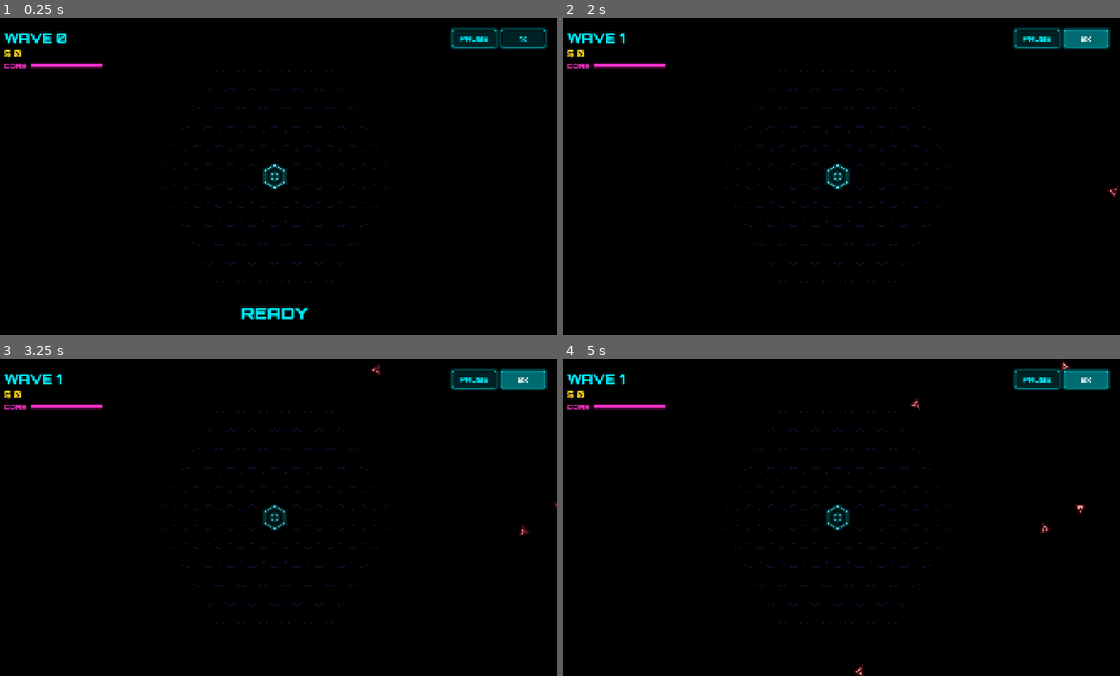
Above: before the commit, frames 1-4 (two rows, left to right).
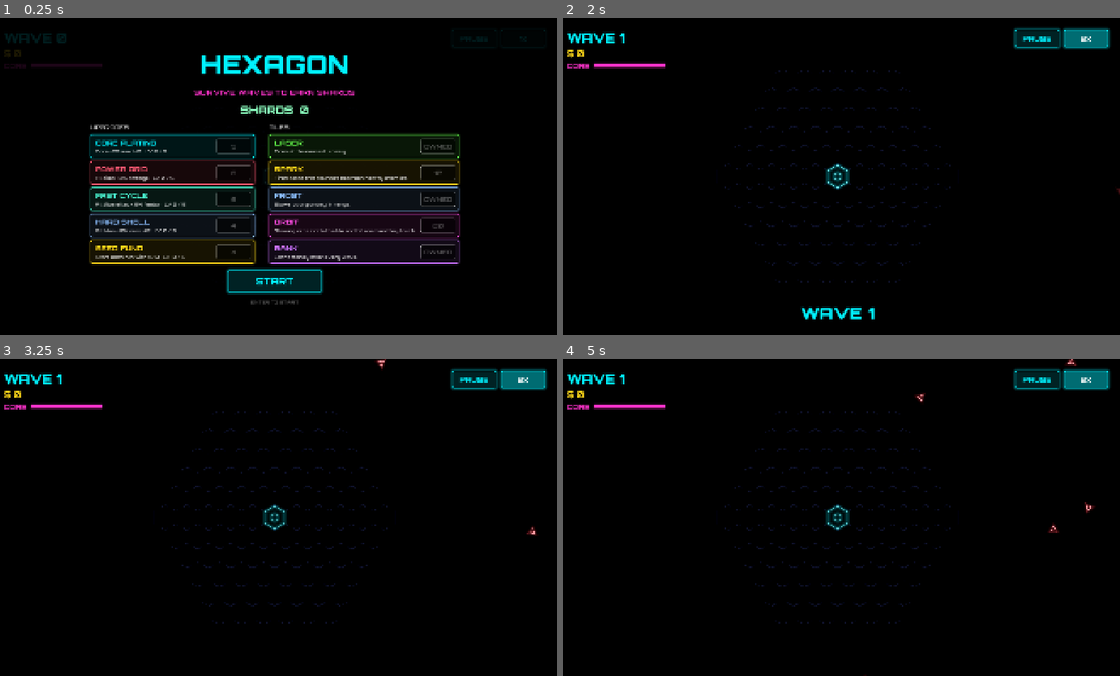
Above: after the commit, the same moments.

Repository: seoyeonwoo11/hexagon
Game: Godot game, scene res://scenes/main.tscn
Two runs of this game, one before a commit and one after it. Both use one fixed random seed, a clock stepped at 60 frames per second and the inputs below.
Inputs (mouse positions are in pixels of both pictures, inside the frame that each line leads up to):
- Up to frame 1 (0.25 s): no input
- Up to frame 2 (2 s): click (835, 281) at 0.5 s, where only the run after the commit has a clickable "START"; click "1x" at 1.25 s
- Up to frame 3 (3.25 s): click "2x" at 2 s; click "1x" at 2.75 s
- Up to frame 4 (5 s): click "2x" at 3.5 s; click "1x" at 4.25 s

The runs differ from the first frame. In frame 1, 14% of the frame differs, in the area x 0-99%, y 3-96%; in frame 2, 0.4%; in frame 3, 0.1%; in frame 4, 0.3%.

Commit message:
판 사이 성장: 게임 오버 시 SHARD 보상, 시작 화면 상점에서 영구 강화와 타일 구매
Co-Authored-By: Claude Opus 5.5 <noreply@anthropic.com>
Claude-Session: https://claude.ai/code/session_01FxD1R6gogt5cwBiW2ee9Dt

Diff:
--- a/scripts/board.gd
+++ b/scripts/board.gd
@@ -31,6 +31,8 @@
 ## 장착 중인 장비 id. 빈 문자열이면 장착 모드가 아님.
 var equipping_gear := ""
 var selected_tile: HexTile
+## 영구 강화(HARD SHELL)로 새 타일 최대 체력에 곱하는 값
+var tile_hp_mult := 1.0
 
 var _hover := Vector2i.ZERO
 var _has_hover := false
@@ -101,6 +103,9 @@
 	var tile := HexTile.new()
 	tile.name = "Tile_%d_%d" % [coord.x, coord.y]
 	tile.setup(kind)
+	if kind != "core":
+		tile.max_hp *= tile_hp_mult
+		tile.hp = tile.max_hp
 	tile.coord = coord
 	tile.size = hex_size
 	tile.board = self
--- a/scripts/game.gd
+++ b/scripts/game.gd
@@ -6,6 +6,9 @@
 ##   INTERMISSION (잠깐 대기) -> WAVE (적 생성/전투) -> 모든 적 처치 ->
 ##   CHOOSING (카드 3장 중 선택) -> [타일 카드면 PLACING (칸 클릭해 배치),
 ##   장비 카드면 EQUIPPING (타일 클릭해 장착)] -> INTERMISSION ...
+##
+## 판 시작 전과 끝난 뒤에는 시작 화면(Shop)이 뜬다. 판이 끝나면 버틴 웨이브만큼 SHARD를 받고
+## (Meta.finish_run), Shop에서 영구 강화와 타일 구매를 한 뒤 START로 새 판을 시작한다.
 
 signal money_changed(money: int)
 signal wave_started(wave: int)
@@ -52,6 +55,14 @@
 var _alive := 0
 var _intermission := FIRST_WAVE_DELAY
 var _boss_pending := false
+## 판이 시작됐는지 (시작 화면이 떠 있는 동안은 false)
+var started := false
+var shop: Shop
+
+## false면 시작 화면 없이 바로 판을 시작한다 (테스트, 자동 플레이용).
+static var hub_enabled := true
+## 시작 화면에서 START를 눌러 씬을 다시 불러왔을 때 한 번 시작 화면을 건너뛴다.
+static var _skip_hub_once := false
 
 
 func _ready() -> void:
@@ -69,11 +80,43 @@
 	hud.set_wave(wave)
 	hud.set_speed(speed_multiplier)
 	hud.set_paused(false)
+	Meta.ensure_loaded()
+	shop = Shop.new()
+	shop.start_pressed.connect(_on_shop_start)
+	add_child(shop)
+	if hub_enabled and not _skip_hub_once:
+		shop.open()
+	else:
+		start_run()
+	_skip_hub_once = false
+
+
+## 판 시작: 시작 화면을 닫고 영구 강화를 적용한다.
+func start_run() -> void:
+	if started:
+		return
+	started = true
+	shop.close()
+	board.damage_mult *= Meta.damage_mult()
+	board.rate_mult *= Meta.rate_mult()
+	board.tile_hp_mult = Meta.tile_hp_mult()
+	var core := board.core_tile()
+	core.max_hp = (core.max_hp + Meta.core_hp_bonus()) * Meta.tile_hp_mult()
+	core.hp = core.max_hp
+	add_money(Meta.start_money())
 	hud.show_banner("READY", Hud.NEON_CYAN)
 
 
+func _on_shop_start() -> void:
+	if not started:
+		start_run()
+	else:
+		_skip_hub_once = true
+		_restart()
+
+
 func _process(delta: float) -> void:
-	if is_over:
+	if is_over or not started:
 		return
 	var core := board.core_tile()
 	if core != null:
@@ -123,6 +166,8 @@
 	var pool: Array = []
 	if not board.placeable_cells().is_empty():
 		for kind in TileDefs.PLACEABLE:
+			if not Meta.is_tile_unlocked(kind):
+				continue
 			var def := TileDefs.get_def(kind)
 			pool.append({"type": "tile", "kind": kind, "tag": CARD_TAG_TILE,
 					"title": def["name"], "desc": def["desc"], "color": def["color"]})
@@ -205,7 +250,7 @@
 
 
 func toggle_pause() -> void:
-	if is_over:
+	if is_over or not started:
 		return
 	var tree := get_tree()
 	tree.paused = not tree.paused
@@ -319,14 +364,21 @@
 	hud.hide_banner()
 	hud.hide_choices()
 	hud.show_tile_panel(null, 0)
-	hud.show_overlay("GAME OVER", "REACHED WAVE %d  -  PRESS R TO RESTART" % wave, Hud.NEON_PINK)
+	Meta.finish_run(wave)
 	get_tree().paused = true
+	shop.open()
 	game_over.emit()
 
 
+## R 키: 판이 끝났으면 시작 화면을 건너뛰고 바로 새 판.
 func _on_restart_pressed() -> void:
 	if not is_over:
 		return
+	_skip_hub_once = true
+	_restart()
+
+
+func _restart() -> void:
 	Engine.time_scale = 1.0
 	get_tree().paused = false
 	get_tree().reload_current_scene()
--- a/scripts/hud.gd
+++ b/scripts/hud.gd
@@ -294,6 +294,10 @@
 
 
 func _neon_box(color: Color, bg_alpha: float, glow: int) -> StyleBoxFlat:
+	return neon_box(color, bg_alpha, glow)
+
+
+static func neon_box(color: Color, bg_alpha: float, glow: int) -> StyleBoxFlat:
 	var box := StyleBoxFlat.new()
 	box.bg_color = Color(0, 0, 0, bg_alpha)
 	box.border_color = color
@@ -345,6 +349,10 @@
 ## glow: 글자 뒤 빛 번짐의 세기 (0이면 없음). 작은 글자에 번짐을 주면 뿌옇게 보이므로
 ## 큰 제목에만 약하게 쓴다.
 func _make_label(color: Color, font_size: int, weight: int, glow: float = 0.0) -> Label:
+	return make_label(color, font_size, weight, glow)
+
+
+static func make_label(color: Color, font_size: int, weight: int, glow: float = 0.0) -> Label:
 	var label := Label.new()
 	var settings := LabelSettings.new()
 	settings.font = font_weight(weight)
@@ -407,3 +415,33 @@
 	button.add_theme_stylebox_override("pressed", hover)
 	button.pressed.connect(func() -> void: sig.emit())
 	return button
+
+
+## 다른 화면(Shop)에서도 쓰는 네온 버튼. 비활성 상태는 흐리게.
+static func make_neon_button(text: String, color: Color) -> Button:
+	var button := Button.new()
+	button.text = text
+	button.focus_mode = Control.FOCUS_NONE
+	button.add_theme_font_override("font", font_weight(700))
+	button.add_theme_font_size_override("font_size", 22)
+	button.add_theme_color_override("font_color", color)
+	button.add_theme_color_override("font_hover_color", Color.WHITE)
+	button.add_theme_color_override("font_pressed_color", Color.WHITE)
+	button.add_theme_color_override("font_disabled_color", Color(1, 1, 1, 0.3))
+	var normal := StyleBoxFlat.new()
+	normal.bg_color = Color(0, 0, 0, 0.6)
+	normal.border_color = color
+	normal.set_border_width_all(2)
+	normal.set_corner_radius_all(6)
+	normal.shadow_color = Color(color, 0.35)
+	normal.shadow_size = 8
+	var hover := normal.duplicate() as StyleBoxFlat
+	hover.bg_color = Color(color, 0.15)
+	var disabled := normal.duplicate() as StyleBoxFlat
+	disabled.border_color = Color(1, 1, 1, 0.25)
+	disabled.shadow_size = 0
+	button.add_theme_stylebox_override("normal", normal)
+	button.add_theme_stylebox_override("hover", hover)
+	button.add_theme_stylebox_override("pressed", hover)
+	button.add_theme_stylebox_override("disabled", disabled)
+	return button
--- /dev/null
+++ b/scripts/meta.gd
@@ -0,0 +1,160 @@
+class_name Meta
+extends RefCounted
+## 판과 판 사이에 남는 성장 (메타 진행). 게임이 끝나면 버틴 웨이브만큼 SHARD를 받고,
+## 시작 화면(Shop)에서 SHARD로 기본 능력치를 영구 강화하거나 새 타일을 구매한다.
+## 저장 위치: user://meta.cfg (Windows: %APPDATA%/Godot/app_userdata/<프로젝트 이름>/)
+
+## 영구 강화. 비용은 cost_base + cost_step × 현재 레벨.
+const UPGRADES := [
+	{"id": "core_hp", "title": "CORE PLATING", "desc": "Core +25 max HP", "max": 5,
+			"cost_base": 5, "cost_step": 5, "color": Color(0.0, 0.95, 1.0)},
+	{"id": "damage", "title": "POWER GRID", "desc": "All tiles +8% damage", "max": 5,
+			"cost_base": 6, "cost_step": 6, "color": Color(1.0, 0.35, 0.45)},
+	{"id": "rate", "title": "FAST CYCLE", "desc": "All tiles attack 5% faster", "max": 5,
+			"cost_base": 6, "cost_step": 6, "color": Color(0.3, 1.0, 0.85)},
+	{"id": "tile_hp", "title": "HARD SHELL", "desc": "All tiles +10% max HP", "max": 5,
+			"cost_base": 4, "cost_step": 4, "color": Color(0.55, 0.75, 1.0)},
+	{"id": "money", "title": "SEED FUND", "desc": "Start each run with +$10", "max": 5,
+			"cost_base": 4, "cost_step": 4, "color": Color(1.0, 0.85, 0.1)},
+]
+
+## 처음부터 쓸 수 있는 타일과 SHARD로 사야 하는 타일 (가격).
+const STARTER_TILES: Array[String] = ["laser", "frost", "bank"]
+const TILE_PRICES := {"spark": 12, "orbit": 20}
+
+## 효과 수치 (레벨당)
+const CORE_HP_PER_LV := 25.0
+const DAMAGE_PER_LV := 0.08
+const RATE_PER_LV := 0.05
+const TILE_HP_PER_LV := 0.10
+const MONEY_PER_LV := 10
+
+static var save_path := "user://meta.cfg"
+static var shards := 0
+static var best_wave := 0
+static var levels := {}
+static var unlocked: Array[String] = []
+## 마지막 판 결과 (시작 화면 안내용). wave가 0이면 아직 끝난 판이 없음.
+static var last_run_wave := 0
+static var last_run_shards := 0
+
+
+## 버틴 웨이브(다 처리한 웨이브 수)만큼 SHARD. 보스 웨이브(10, 20, ...)는 +5.
+static func shards_for_run(reached_wave: int) -> int:
+	var cleared := maxi(reached_wave - 1, 0)
+	return cleared + 5 * (cleared / EnemyDefs.BOSS_EVERY)
+
+
+## 판이 끝났을 때 한 번 호출. 받은 SHARD를 더하고 저장한다.
+static func finish_run(reached_wave: int) -> int:
+	var earned := shards_for_run(reached_wave)
+	shards += earned
+	best_wave = maxi(best_wave, reached_wave)
+	last_run_wave = reached_wave
+	last_run_shards = earned
+	save_data()
+	return earned
+
+
+static func level(id: String) -> int:
+	return levels.get(id, 0)
+
+
+static func get_upgrade(id: String) -> Dictionary:
+	for u in UPGRADES:
+		if u["id"] == id:
+			return u
+	return {}
+
+
+## 다음 레벨 비용. 이미 최대면 -1.
+static func upgrade_cost(id: String) -> int:
+	var u := get_upgrade(id)
+	var lv := level(id)
+	if lv >= u["max"]:
+		return -1
+	return u["cost_base"] + u["cost_step"] * lv
+
+
+static func buy_upgrade(id: String) -> bool:
+	var cost := upgrade_cost(id)
+	if cost < 0 or shards < cost:
+		return false
+	shards -= cost
+	levels[id] = level(id) + 1
+	save_data()
+	return true
+
+
+static func is_tile_unlocked(kind: String) -> bool:
+	return STARTER_TILES.has(kind) or unlocked.has(kind) or not TILE_PRICES.has(kind)
+
+
+static func buy_tile(kind: String) -> bool:
+	if is_tile_unlocked(kind) or shards < TILE_PRICES[kind]:
+		return false
+	shards -= TILE_PRICES[kind]
+	unlocked.append(kind)
+	save_data()
+	return true
+
+
+## 판 시작 시 적용할 값들
+static func core_hp_bonus() -> float:
+	return CORE_HP_PER_LV * level("core_hp")
+
+
+static func damage_mult() -> float:
+	return 1.0 + DAMAGE_PER_LV * level("damage")
+
+
+static func rate_mult() -> float:
+	return 1.0 + RATE_PER_LV * level("rate")
+
+
+static func tile_hp_mult() -> float:
+	return 1.0 + TILE_HP_PER_LV * level("tile_hp")
+
+
+static func start_money() -> int:
+	return MONEY_PER_LV * level("money")
+
+
+static func reset() -> void:
+	shards = 0
+	best_wave = 0
+	levels = {}
+	unlocked = []
+	last_run_wave = 0
+	last_run_shards = 0
+
+
+static func save_data() -> void:
+	var cfg := ConfigFile.new()
+	cfg.set_value("meta", "shards", shards)
+	cfg.set_value("meta", "best_wave", best_wave)
+	cfg.set_value("meta", "levels", levels)
+	cfg.set_value("meta", "unlocked", Array(unlocked))
+	cfg.save(save_path)
+
+
+## 게임 실행 후 처음 한 번만 파일에서 읽는다 (씬을 다시 불러와도 메모리 값 유지).
+static var loaded := false
+
+
+static func ensure_loaded() -> void:
+	if not loaded:
+		load_data()
+
+
+static func load_data() -> void:
+	reset()
+	loaded = true
+	var cfg := ConfigFile.new()
+	if cfg.load(save_path) != OK:
+		return
+	shards = cfg.get_value("meta", "shards", 0)
+	best_wave = cfg.get_value("meta", "best_wave", 0)
+	levels = cfg.get_value("meta", "levels", {})
+	for kind in cfg.get_value("meta", "unlocked", []):
+		unlocked.append(String(kind))
--- /dev/null
+++ b/scripts/shop.gd
@@ -0,0 +1,178 @@
+class_name Shop
+extends CanvasLayer
+## 시작 화면 겸 상점. 게임을 켤 때와 판이 끝났을 때 나온다.
+## SHARD로 영구 강화(Meta.UPGRADES)와 타일(Meta.TILE_PRICES)을 사고 START로 판을 시작한다.
+
+signal start_pressed
+
+const SHARD_COLOR := Color(0.55, 1.0, 0.75)
+const DIM := Color(1, 1, 1, 0.35)
+
+var _root: ColorRect
+var _result_label: Label
+var _shards_label: Label
+var _upgrade_list: VBoxContainer
+var _tile_list: VBoxContainer
+
+
+func _ready() -> void:
+	layer = 5
+	process_mode = Node.PROCESS_MODE_ALWAYS
+	_root = ColorRect.new()
+	_root.color = Color(0, 0, 0, 0.88)
+	_root.set_anchors_and_offsets_preset(Control.PRESET_FULL_RECT)
+	_root.mouse_filter = Control.MOUSE_FILTER_STOP
+	add_child(_root)
+
+	var col := VBoxContainer.new()
+	col.set_anchors_and_offsets_preset(Control.PRESET_CENTER)
+	col.grow_horizontal = Control.GROW_DIRECTION_BOTH
+	col.grow_vertical = Control.GROW_DIRECTION_BOTH
+	col.alignment = BoxContainer.ALIGNMENT_CENTER
+	col.add_theme_constant_override("separation", 22)
+	_root.add_child(col)
+
+	var title := _label(Hud.NEON_CYAN, 88, 900, 0.35)
+	title.text = "HEXAGON"
+	_result_label = _label(Hud.NEON_PINK, 26, 700)
+	_shards_label = _label(SHARD_COLOR, 36, 800, 0.2)
+	for l in [title, _result_label, _shards_label]:
+		l.horizontal_alignment = HORIZONTAL_ALIGNMENT_CENTER
+		col.add_child(l)
+
+	var columns := HBoxContainer.new()
+	columns.alignment = BoxContainer.ALIGNMENT_CENTER
+	columns.add_theme_constant_override("separation", 48)
+	col.add_child(columns)
+	_upgrade_list = _section(columns, "UPGRADES")
+	_tile_list = _section(columns, "TILES")
+
+	var start := Hud.make_neon_button("START", Hud.NEON_CYAN)
+	start.custom_minimum_size = Vector2(320, 76)
+	start.add_theme_font_size_override("font_size", 32)
+	start.size_flags_horizontal = Control.SIZE_SHRINK_CENTER
+	start.pressed.connect(func() -> void: start_pressed.emit())
+	col.add_child(start)
+	var hint := _label(DIM, 16, 500)
+	hint.text = "ENTER TO START"
+	hint.horizontal_alignment = HORIZONTAL_ALIGNMENT_CENTER
+	col.add_child(hint)
+	refresh()
+
+
+func open() -> void:
+	visible = true
+	refresh()
+
+
+func close() -> void:
+	visible = false
+
+
+func is_open() -> bool:
+	return visible
+
+
+func refresh() -> void:
+	if _shards_label == null:
+		return
+	_shards_label.text = "SHARDS  %d" % Meta.shards
+	if Meta.last_run_wave > 0:
+		_result_label.text = "RUN OVER  -  REACHED WAVE %d  -  +%d SHARDS" \
+				% [Meta.last_run_wave, Meta.last_run_shards]
+	elif Meta.best_wave > 0:
+		_result_label.text = "BEST WAVE  %d" % Meta.best_wave
+	else:
+		_result_label.text = "SURVIVE WAVES TO EARN SHARDS"
+	for child in _upgrade_list.get_children():
+		child.queue_free()
+	for child in _tile_list.get_children():
+		child.queue_free()
+	for u in Meta.UPGRADES:
+		_upgrade_list.add_child(_upgrade_row(u))
+	for kind in TileDefs.PLACEABLE:
+		_tile_list.add_child(_tile_row(kind))
+
+
+func _unhandled_input(event: InputEvent) -> void:
+	if not visible:
+		return
+	var key := event as InputEventKey
+	if key != null and key.pressed and not key.echo \
+			and (key.keycode == KEY_ENTER or key.keycode == KEY_KP_ENTER):
+		get_viewport().set_input_as_handled()
+		start_pressed.emit()
+
+
+func _section(parent: Control, heading: String) -> VBoxContainer:
+	var box := VBoxContainer.new()
+	box.add_theme_constant_override("separation", 12)
+	parent.add_child(box)
+	var h := _label(Color(1, 1, 1, 0.7), 20, 700)
+	h.text = heading
+	box.add_child(h)
+	var list := VBoxContainer.new()
+	list.add_theme_constant_override("separation", 10)
+	box.add_child(list)
+	return list
+
+
+func _upgrade_row(u: Dictionary) -> Control:
+	var id: String = u["id"]
+	var lv := Meta.level(id)
+	var pips := "LV %d / %d" % [lv, u["max"]]
+	var cost := Meta.upgrade_cost(id)
+	var button_text := "MAX" if cost < 0 else "%d" % cost
+	var can_buy := cost >= 0 and Meta.shards >= cost
+	return _row(u["color"], u["title"], "%s   %s" % [u["desc"], pips],
+			button_text, can_buy, func() -> void:
+				if Meta.buy_upgrade(id):
+					refresh())
+
+
+func _tile_row(kind: String) -> Control:
+	var def := TileDefs.get_def(kind)
+	if Meta.is_tile_unlocked(kind):
+		return _row(def["color"], def["name"], def["desc"], "OWNED", false, Callable())
+	var price: int = Meta.TILE_PRICES[kind]
+	return _row(def["color"], def["name"], def["desc"], "%d" % price, Meta.shards >= price,
+			func() -> void:
+				if Meta.buy_tile(kind):
+					refresh())
+
+
+func _row(color: Color, title: String, desc: String, button_text: String, enabled: bool,
+		on_buy: Callable) -> Control:
+	var panel := PanelContainer.new()
+	var box := Hud.neon_box(color, 0.7, 6)
+	box.content_margin_top = 12
+	box.content_margin_bottom = 12
+	box.content_margin_left = 18
+	box.content_margin_right = 12
+	panel.add_theme_stylebox_override("panel", box)
+	panel.custom_minimum_size = Vector2(560, 0)
+	var row := HBoxContainer.new()
+	row.add_theme_constant_override("separation", 16)
+	panel.add_child(row)
+	var text := VBoxContainer.new()
+	text.size_flags_horizontal = Control.SIZE_EXPAND_FILL
+	text.add_theme_constant_override("separation", 4)
+	row.add_child(text)
+	var t := _label(color, 24, 800)
+	t.text = title
+	var d := _label(Color(1, 1, 1, 0.8), 16, 500)
+	d.text = desc
+	text.add_child(t)
+	text.add_child(d)
+	var b := Hud.make_neon_button(button_text, SHARD_COLOR)
+	b.custom_minimum_size = Vector2(120, 52)
+	b.disabled = not enabled
+	b.size_flags_vertical = Control.SIZE_SHRINK_CENTER
+	if on_buy.is_valid():
+		b.pressed.connect(on_buy)
+	row.add_child(b)
+	return panel
+
+
+func _label(color: Color, size: int, weight: int, glow := 0.0) -> Label:
+	return Hud.make_label(color, size, weight, glow)
--- a/tests/test_combat.gd
+++ b/tests/test_combat.gd
@@ -18,6 +18,11 @@
 
 
 func _initialize() -> void:
+	# 시작 화면 없이 바로 시작, 실제 저장 파일 대신 테스트용 빈 진행 상태
+	Game.hub_enabled = false
+	Meta.save_path = "user://test_meta.cfg"
+	Meta.reset()
+	Meta.loaded = true
 	change_scene_to_file("res://scenes/main.tscn")
 
 
--- a/tests/test_enemies.gd
+++ b/tests/test_enemies.gd
@@ -14,6 +14,11 @@
 
 
 func _initialize() -> void:
+	# 시작 화면 없이 바로 시작, 실제 저장 파일 대신 테스트용 빈 진행 상태
+	Game.hub_enabled = false
+	Meta.save_path = "user://test_meta.cfg"
+	Meta.reset()
+	Meta.loaded = true
 	change_scene_to_file("res://scenes/main.tscn")
 
 
--- /dev/null
+++ b/tests/test_meta.gd
@@ -0,0 +1,103 @@
+extends SceneTree
+## 실행: godot --headless --fixed-fps 60 --path . -s res://tests/test_meta.gd
+## 판 사이 성장: SHARD 보상, 영구 강화 구매, 타일 구매, 저장/불러오기, 판 시작 시 적용.
+
+var _failures := 0
+var _frame := 0
+var _game: Game
+
+
+func _check(cond: bool, msg: String) -> void:
+	if not cond:
+		_failures += 1
+		printerr("FAIL: ", msg)
+
+
+func _initialize() -> void:
+	Game.hub_enabled = true
+	Meta.save_path = "user://test_meta.cfg"
+	Meta.reset()
+	Meta.loaded = true
+	change_scene_to_file("res://scenes/main.tscn")
+
+
+func _process(_delta: float) -> bool:
+	_frame += 1
+	if _frame == 2:
+		_game = current_scene as Game
+		_run()
+		if _failures == 0:
+			print("ALL TESTS PASSED")
+		DirAccess.remove_absolute(ProjectSettings.globalize_path(Meta.save_path))
+		quit(1 if _failures > 0 else 0)
+	return false
+
+
+func _run() -> void:
+	# SHARD 보상: 다 처리한 웨이브 수, 10웨이브마다 +5
+	_check(Meta.shards_for_run(1) == 0, "no shards when dying on wave 1")
+	_check(Meta.shards_for_run(8) == 7, "7 cleared waves -> 7 shards")
+	_check(Meta.shards_for_run(21) == 20 + 10, "20 cleared waves + 2 boss bonuses")
+
+	# 시작 화면이 떠 있는 동안은 판이 진행되지 않는다
+	_check(_game.shop.is_open() and not _game.started, "shop shown before run")
+	var wave_before := _game.wave
+	_game._process(10.0)
+	_check(_game.wave == wave_before, "no waves while in shop")
+
+	# 구매: SHARD 부족하면 실패, 충분하면 레벨업 + 차감, 최대 레벨에서 멈춤
+	_check(not Meta.buy_upgrade("core_hp"), "cannot buy without shards")
+	Meta.shards = 1000
+	_check(Meta.buy_upgrade("core_hp"), "buy core plating")
+	_check(Meta.level("core_hp") == 1 and Meta.shards == 1000 - 5, "level 1, cost 5")
+	_check(Meta.upgrade_cost("core_hp") == 10, "next cost 10")
+	for i in 10:
+		Meta.buy_upgrade("core_hp")
+	_check(Meta.level("core_hp") == 5 and Meta.upgrade_cost("core_hp") == -1, "max level 5")
+	Meta.buy_upgrade("damage")
+	Meta.buy_upgrade("money")
+	Meta.buy_upgrade("tile_hp")
+
+	# 타일 구매: 처음엔 SPARK/ORBIT 잠김, 사면 풀림
+	_check(Meta.is_tile_unlocked("laser") and not Meta.is_tile_unlocked("orbit"), "starter tiles")
+	_check(Meta.buy_tile("orbit") and Meta.is_tile_unlocked("orbit"), "buy orbit")
+	_check(not Meta.buy_tile("orbit"), "cannot buy twice")
+
+	# 저장 후 다시 불러와도 그대로
+	var shards := Meta.shards
+	Meta.save_data()
+	Meta.reset()
+	Meta.load_data()
+	_check(Meta.shards == shards and Meta.level("core_hp") == 5 and Meta.is_tile_unlocked("orbit")
+			and not Meta.is_tile_unlocked("spark"), "save/load roundtrip")
+
+	# START: 영구 강화가 판에 적용된다
+	_game.shop.start_pressed.emit()
+	var core := _game.board.core_tile()
+	_check(_game.started and not _game.shop.is_open(), "start closes shop")
+	_check(core.max_hp == (100.0 + 125.0) * 1.1 and core.hp == core.max_hp, "core hp bonus")
+	_check(_game.money == 10, "start money bonus")
+	_check(absf(_game.board.damage_mult - 1.08) < 0.001, "damage bonus")
+	var t := _game.board.place_tile(Vector2i(1, 0), "laser")
+	_check(absf(t.max_hp - 60.0 * 1.1) < 0.01, "tile hp bonus")
+
+	# 잠긴 타일(SPARK)은 카드에 나오지 않는다
+	var saw_spark := false
+	var saw_orbit := false
+	for i in 300:
+		for o in _game.make_options():
+			if o["type"] == "tile" and o["kind"] == "spark":
+				saw_spark = true
+			if o["type"] == "tile" and o["kind"] == "orbit":
+				saw_orbit = true
+	_check(not saw_spark and saw_orbit, "locked tile cards hidden (spark %s, orbit %s)"
+			% [saw_spark, saw_orbit])
+
+	# 게임 오버: 버틴 웨이브만큼 SHARD가 들어오고 시작 화면이 다시 뜬다
+	_game.wave = 12
+	var before := Meta.shards
+	core.take_damage(99999.0)
+	_check(Meta.shards == before + Meta.shards_for_run(12), "shards awarded on game over")
+	_check(Meta.last_run_wave == 12 and Meta.best_wave == 12, "run result recorded")
+	_check(_game.shop.is_open(), "shop shown after game over")
+	get_root().get_tree().paused = false
--- a/tests/test_progression.gd
+++ b/tests/test_progression.gd
@@ -14,6 +14,11 @@
 
 
 func _initialize() -> void:
+	# 시작 화면 없이 바로 시작, 실제 저장 파일 대신 테스트용 빈 진행 상태
+	Game.hub_enabled = false
+	Meta.save_path = "user://test_meta.cfg"
+	Meta.reset()
+	Meta.loaded = true
 	change_scene_to_file("res://scenes/main.tscn")
 
 
Not shown, added: scripts/meta.gd.uid
Not shown, added: scripts/shop.gd.uid
Not shown, added: tests/test_meta.gd.uid
